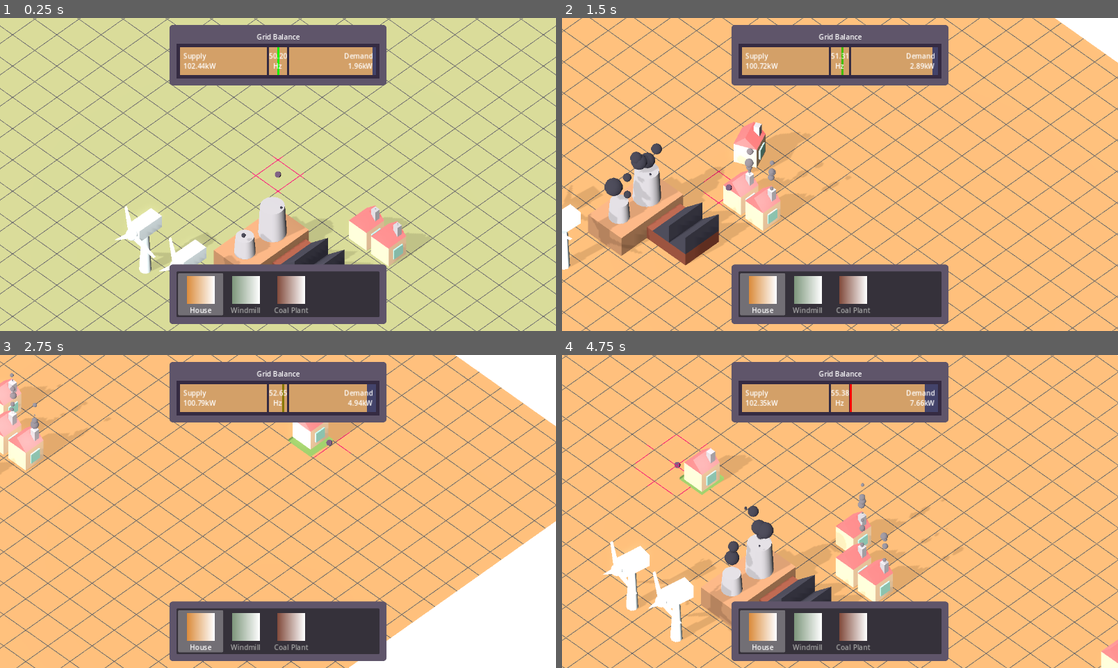
Above: before the commit, frames 1-4 (two rows, left to right).
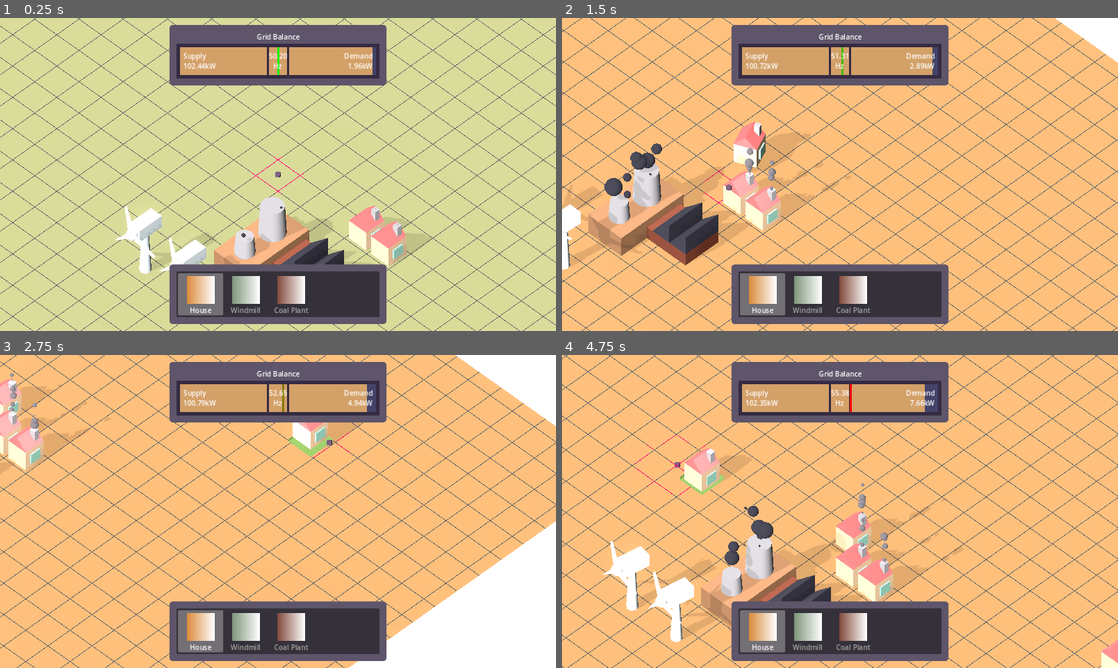
Above: after the commit, the same moments.

Repository: Vandebron/vandebron_game
Game: Godot game, scene res://world/main.tscn
Same seed, same stepped clock (60 frames per second), same inputs: the game is played once before the commit and once after it.
Inputs (mouse positions are in pixels of both pictures, inside the frame that each line leads up to):
- Up to frame 1 (0.25 s): no input
- Up to frame 2 (1.5 s): tap Enter at 0.5 s; move the mouse to (962, 158) at 0.52 s; hold D (move_right) 0.53-1.28 s; tap Space (build_initiate) at 0.6 s; click (962, 158) at 0.67 s; move the mouse to (728, 190) at 1.27 s; hold S (move_down) from 1.28 s (still down); click (728, 190) at 1.35 s
- Up to frame 3 (2.75 s): tap Space (build_initiate) at 1.55, 2.1 s; move the mouse to (333, 442) at 2.02 s; release S (move_down) at 2.03 s; hold D (move_right) from 2.03 s (still down); click (333, 442) at 2.17 s
- Up to frame 4 (4.75 s): move the mouse to (812, 574) at 2.77 s; release D (move_right) at 2.78 s; hold W (move_up) 2.78-3.53 s; tap Tab (show_info) at 2.85 s; click (812, 574) at 2.92 s; tap Space (build_initiate) at 3.05, 3.6, 4.55 s; move the mouse to (1006, 558) at 3.52 s; hold A (move_left) from 3.53 s (still down); click (1006, 558) at 3.67 s; right-click (1006, 558) at 4.15 s; move the mouse to (673, 464) at 4.27 s; click (673, 464) at 4.35 s

The runs differ from the first frame. In frame 1, 3.5% of the frame differs, in the area x 0-100%, y 0-100%; in frame 2, 4.1%; in frame 3, 3.7%; in frame 4, 4.2%.

Commit message:
Move code around; remove unused code/nodes
Just some housekeeping

Diff:
--- a/library/input/input_util.gd
+++ b/library/input/input_util.gd
@@ -43,7 +43,7 @@
 
 
 func _find_mouse_world_position() -> Vector3:
-	var mouse_position: Vector2 = Utils.get_actual_viewport().get_mouse_position()
+	var mouse_position: Vector2 = get_viewport().get_mouse_position()
 	var camera: Camera3D = Utils.get_camera()
 	var ray_origin: Vector3 = camera.project_ray_origin(mouse_position)
 	var ray_target: Vector3 = ray_origin + camera.project_ray_normal(mouse_position) * 2000.0
--- a/library/ui/build_menu.gd
+++ b/library/ui/build_menu.gd
@@ -16,6 +16,15 @@
 
 func _init() -> void:
 	item_selected.connect(self._on_item_selected)
+
+
+func _input(event: InputEvent) -> void:
+	if event.is_action_released("build_initiate"):
+		select_current_item()
+	elif event.is_action_released("cycle_build_list_left"):
+		cycle_left()
+	elif event.is_action_released("cycle_build_list_right"):
+		cycle_right()
 
 
 func cycle_left() -> void:
--- a/library/utils.gd
+++ b/library/utils.gd
@@ -10,14 +10,6 @@
 
 func get_camera() -> Camera3D:
 	return get_node("/root/Main/%Camera3D")
-
-
-func get_viewport_container() -> SubViewportContainer:
-	return get_node("/root/Main/%SubViewportContainer")
-
-
-func get_actual_viewport() -> Viewport:
-	return get_node("/root/Main/%SubViewport")
 
 
 func get_physics_layer(layer_name: String) -> int:
--- /dev/null
+++ b/object/sun_anchor.gd
@@ -0,0 +1,20 @@
+extends Node3D
+
+@onready var sun: DirectionalLight3D = $Sun
+@onready var moon: DirectionalLight3D = $Moon
+
+
+func _physics_process(_delta: float) -> void:
+	rotation.z = PI * (1.0 - Weather.point_of_day)
+	rotation.y = PI * (1.0 - Weather.point_of_day)
+
+	sun.visible = Weather.is_day()
+	moon.visible = Weather.is_night()
+
+	sun.look_at(Vector3.ZERO)
+	moon.look_at(Vector3.ZERO)
+
+	# TODO: Add dawn/dusk lighting style like this:
+	#sun.light_color = Color.hex(0xd3a068ff)
+	#sun.light_energy = 0.5
+	#$WorldEnvironment.environment.fog_enabled = _is_night()
--- a/world/main.gd
+++ b/world/main.gd
@@ -4,42 +4,15 @@
 
 @export var energy_grid: EnergyGrid
 
-@onready var sun_anchor: Node3D = $SunAnchor
-@onready var sun: DirectionalLight3D = $SunAnchor/Sun
-@onready var moon: DirectionalLight3D = $SunAnchor/Moon
 @onready var build_item_list: BuildMenu = %BuildItemList
 
 
 func _ready() -> void:
 	Events.build_initiated.connect(self._create_builder)
 
-	# TODO: We could turn this on to get a heavily pixelated aesthetic
-	#_resize_subviewport()
-	#get_tree().root.size_changed.connect(self._resize_subviewport)
-
-
-func _physics_process(_delta: float) -> void:
-	sun_anchor.rotation.z = PI * (1.0 - Weather.point_of_day)
-	sun_anchor.rotation.y = PI * (1.0 - Weather.point_of_day)
-	sun.visible = Weather.is_day()
-	moon.visible = Weather.is_night()
-	sun.look_at(Vector3.ZERO)
-	moon.look_at(Vector3.ZERO)
-
-	# TODO: Add dawn/dusk lighting style like this:
-	#sun.light_color = Color.hex(0xd3a068ff)
-	#sun.light_energy = 0.5
-	#$WorldEnvironment.environment.fog_enabled = _is_night()
-
 
 func _input(event: InputEvent) -> void:
-	if event.is_action_released("build_initiate"):
-		build_item_list.select_current_item()
-	elif event.is_action_released("cycle_build_list_left"):
-		build_item_list.cycle_left()
-	elif event.is_action_released("cycle_build_list_right"):
-		build_item_list.cycle_right()
-	elif event.is_action_released("build_cancel"):
+	if event.is_action_released("build_cancel"):
 		Events.build_cancelled.emit()
 	elif event.is_action_released("build_confirm"):
 		Events.build_confirmed.emit()
@@ -69,10 +42,3 @@
 	if get_tree().get_nodes_in_group(Constants.GROUP_BUILDER).size() == 1:
 		# Start another builder so we can place multiple buildings consecutively
 		_create_builder(building)
-
-
-func _resize_subviewport() -> void:
-	var viewport_size: Vector2 = get_viewport().get_visible_rect().size
-	var resolution_downscale_factor: int = floori(viewport_size.y / native_resolution.y)
-	resolution_downscale_factor = max(1, resolution_downscale_factor - 2)
-	Utils.get_viewport_container().stretch_shrink = resolution_downscale_factor
--- a/world/main.tscn
+++ b/world/main.tscn
@@ -1,10 +1,11 @@
-[gd_scene load_steps=33 format=3 uid="uid://cbgk1537m5sog"]
+[gd_scene load_steps=34 format=3 uid="uid://cbgk1537m5sog"]
 
 [ext_resource type="Script" path="res://world/main.gd" id="1_8dagw"]
 [ext_resource type="Script" path="res://object/terrain.gd" id="2_dqac5"]
+[ext_resource type="Script" path="res://object/sun_anchor.gd" id="2_hv10b"]
 [ext_resource type="Shader" path="res://library/terrain/terrain.gdshader" id="3_otujp"]
 [ext_resource type="Material" uid="uid://11gkcqv58xup" path="res://library/terrain/grid_material.tres" id="3_w44ug"]
-[ext_resource type="Script" path="res://library/camera_anchor.gd" id="4_vkf2q"]
+[ext_resource type="Script" path="res://object/camera_anchor.gd" id="4_vkf2q"]
 [ext_resource type="Script" path="res://library/energy_grid/energy_grid.gd" id="5_mqi84"]
 [ext_resource type="Theme" uid="uid://bgm6bulhf3ca1" path="res://library/ui/default_theme.tres" id="6_27pu8"]
 [ext_resource type="PackedScene" uid="uid://kplamygjx6ob" path="res://object/windmill/windmill.tscn" id="6_jw3nt"]
@@ -87,13 +88,14 @@
 
 [node name="Main" type="Node3D" node_paths=PackedStringArray("energy_grid")]
 script = ExtResource("1_8dagw")
-energy_grid = NodePath("SubViewportContainer/SubViewport/World/EnergyGrid")
+energy_grid = NodePath("World/EnergyGrid")
 
 [node name="WorldEnvironment" type="WorldEnvironment" parent="."]
 environment = SubResource("Environment_khv8l")
 
 [node name="SunAnchor" type="Node3D" parent="."]
 transform = Transform3D(1, -3.48787e-16, 3.48787e-16, 3.48787e-16, 1, -3.48787e-16, -3.48787e-16, 3.48787e-16, 1, 0, 0, 0)
+script = ExtResource("2_hv10b")
 
 [node name="Sun" type="DirectionalLight3D" parent="SunAnchor"]
 transform = Transform3D(-0.819152, 0.345187, 0.458079, 6.98189e-08, -0.798636, 0.601815, 0.573576, 0.492978, 0.654204, 2.08165e-12, 11, 6)
@@ -108,25 +110,10 @@
 shadow_enabled = true
 shadow_opacity = 0.3
 
-[node name="SubViewportContainer" type="SubViewportContainer" parent="."]
-unique_name_in_owner = true
-anchors_preset = 15
-anchor_right = 1.0
-anchor_bottom = 1.0
-grow_horizontal = 2
-grow_vertical = 2
-stretch = true
-
-[node name="SubViewport" type="SubViewport" parent="SubViewportContainer"]
-unique_name_in_owner = true
-handle_input_locally = false
-size = Vector2i(1280, 720)
-render_target_update_mode = 4
-
-[node name="CameraAnchor" type="Node3D" parent="SubViewportContainer/SubViewport"]
+[node name="CameraAnchor" type="Node3D" parent="."]
 script = ExtResource("4_vkf2q")
 
-[node name="Camera3D" type="Camera3D" parent="SubViewportContainer/SubViewport/CameraAnchor"]
+[node name="Camera3D" type="Camera3D" parent="CameraAnchor"]
 unique_name_in_owner = true
 transform = Transform3D(0.707107, -0.5, 0.5, 2.4663e-16, 0.707107, 0.707107, -0.707107, -0.5, 0.5, 0.5, 5, 0.5)
 projection = 1
@@ -134,52 +121,52 @@
 size = 10.0
 far = 50.0
 
-[node name="MouseCollider" type="Area3D" parent="SubViewportContainer/SubViewport/CameraAnchor"]
+[node name="MouseCollider" type="Area3D" parent="CameraAnchor"]
 transform = Transform3D(1, 0, 0, 0, 1, 0, 0, 0, 1, 2.08165e-12, -0.5, 2.08165e-12)
 collision_layer = 4096
 collision_mask = 0
 monitoring = false
 
-[node name="CollisionShape3D" type="CollisionShape3D" parent="SubViewportContainer/SubViewport/CameraAnchor/MouseCollider"]
+[node name="CollisionShape3D" type="CollisionShape3D" parent="CameraAnchor/MouseCollider"]
 shape = SubResource("BoxShape3D_fj1y3")
 
-[node name="World" type="Node3D" parent="SubViewportContainer/SubViewport"]
-unique_name_in_owner = true
-
-[node name="Terrain" type="MeshInstance3D" parent="SubViewportContainer/SubViewport/World"]
+[node name="World" type="Node3D" parent="."]
+unique_name_in_owner = true
+
+[node name="Terrain" type="MeshInstance3D" parent="World"]
 mesh = SubResource("PlaneMesh_d1wqf")
-skeleton = NodePath("../../../..")
+skeleton = NodePath("../..")
 surface_material_override/0 = SubResource("ShaderMaterial_uhkcm")
 script = ExtResource("2_dqac5")
 
-[node name="Crosshair" type="MeshInstance3D" parent="SubViewportContainer/SubViewport/World/Terrain"]
+[node name="Crosshair" type="MeshInstance3D" parent="World/Terrain"]
 unique_name_in_owner = true
 cast_shadow = 0
 mesh = SubResource("SphereMesh_8cux0")
 skeleton = NodePath("../../../CameraAnchor")
 surface_material_override/0 = SubResource("StandardMaterial3D_scrrx")
 
-[node name="EnergyGrid" type="Node3D" parent="SubViewportContainer/SubViewport/World"]
+[node name="EnergyGrid" type="Node3D" parent="World"]
 script = ExtResource("5_mqi84")
 
-[node name="Producers" type="Node3D" parent="SubViewportContainer/SubViewport/World/EnergyGrid"]
-unique_name_in_owner = true
-
-[node name="Windmill" parent="SubViewportContainer/SubViewport/World/EnergyGrid/Producers" instance=ExtResource("6_jw3nt")]
+[node name="Producers" type="Node3D" parent="World/EnergyGrid"]
+unique_name_in_owner = true
+
+[node name="Windmill" parent="World/EnergyGrid/Producers" instance=ExtResource("6_jw3nt")]
 transform = Transform3D(1, 0, 0, 0, 1, 0, 0, 0, 1, -1, 0, 3)
 
-[node name="Windmill2" parent="SubViewportContainer/SubViewport/World/EnergyGrid/Producers" instance=ExtResource("6_jw3nt")]
+[node name="Windmill2" parent="World/EnergyGrid/Producers" instance=ExtResource("6_jw3nt")]
 transform = Transform3D(1, 0, 0, 0, 1, 0, 0, 0, 1, -3, 0, 3)
 
-[node name="CoalPlant" parent="SubViewportContainer/SubViewport/World/EnergyGrid/Producers" instance=ExtResource("7_4quym")]
-
-[node name="Consumers" type="Node3D" parent="SubViewportContainer/SubViewport/World/EnergyGrid"]
-unique_name_in_owner = true
-
-[node name="Consumer" parent="SubViewportContainer/SubViewport/World/EnergyGrid/Consumers" instance=ExtResource("6_q1483")]
+[node name="CoalPlant" parent="World/EnergyGrid/Producers" instance=ExtResource("7_4quym")]
+
+[node name="Consumers" type="Node3D" parent="World/EnergyGrid"]
+unique_name_in_owner = true
+
+[node name="Consumer" parent="World/EnergyGrid/Consumers" instance=ExtResource("6_q1483")]
 transform = Transform3D(1, 0, 0, 0, 1, 0, 0, 0, 1, 1, 0, -3)
 
-[node name="Consumer2" parent="SubViewportContainer/SubViewport/World/EnergyGrid/Consumers" instance=ExtResource("6_q1483")]
+[node name="Consumer2" parent="World/EnergyGrid/Consumers" instance=ExtResource("6_q1483")]
 transform = Transform3D(1, 0, 0, 0, 1, 0, 0, 0, 1, 2, 0, -3)
 
 [node name="UICanvasLayer" type="CanvasLayer" parent="."]
Renamed: library/camera_anchor.gd -> object/camera_anchor.gd
